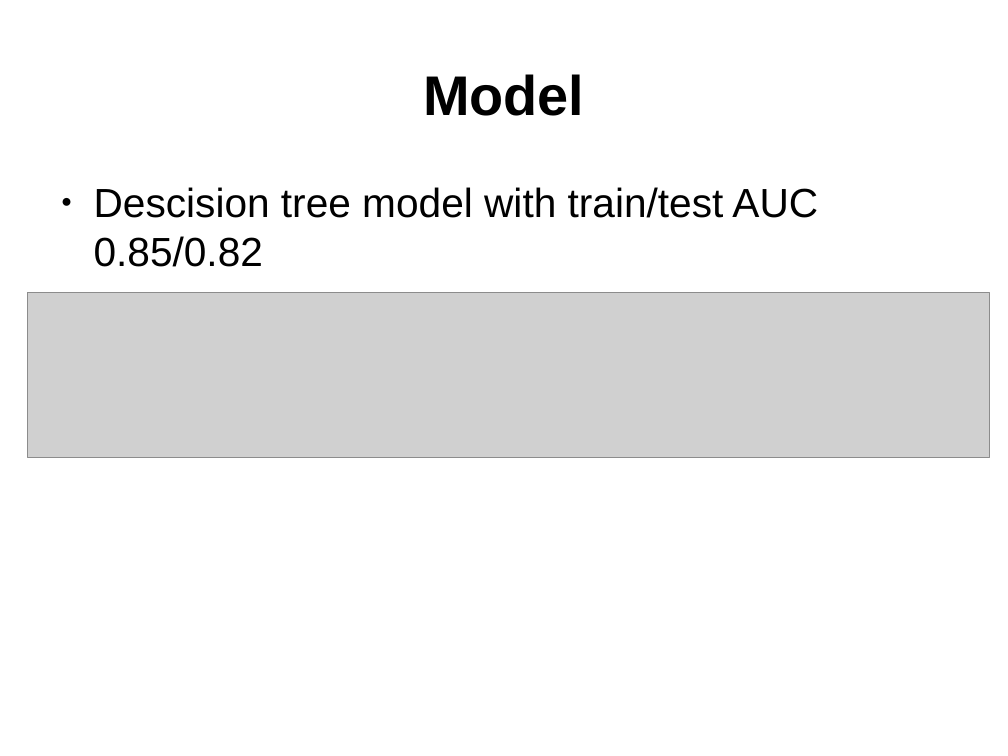
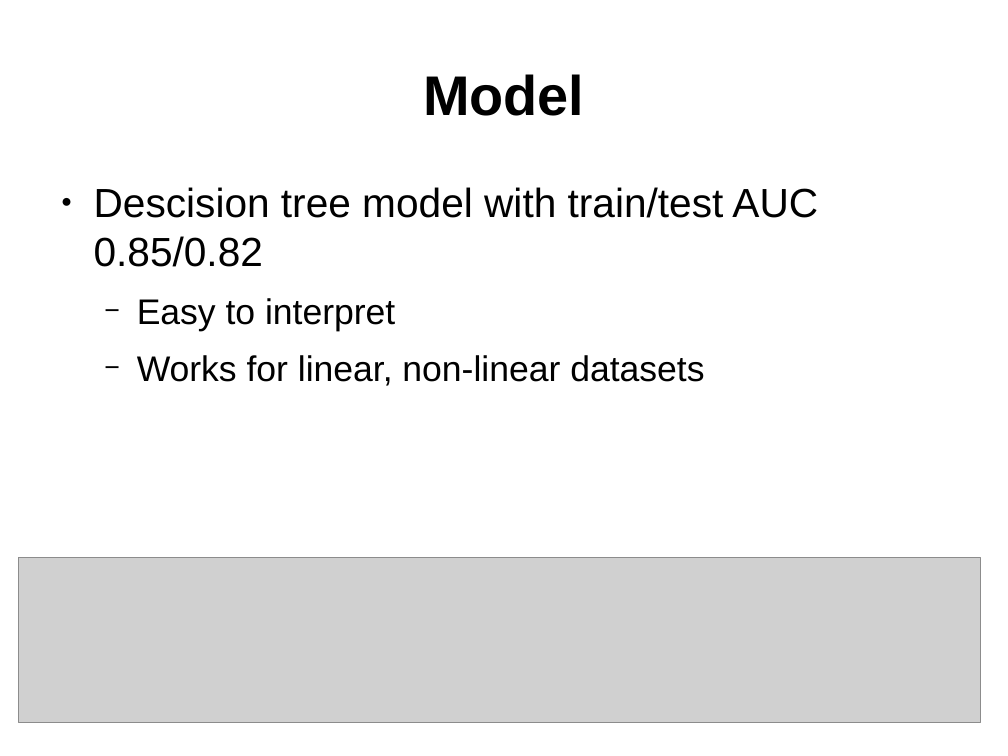
Before and after one commit to leexa90/ML_course_BII, a slide deck: slide 16 of opening_slides.odp. Drawn at 1008x756 pixels with LibreOffice and Linux fonts; fonts in the diff are those of the drawing; grey boxes stand for pictures. Boxes give left, top, right and bottom in pixels: in the first picture for what was removed or moved away, otherwise in the second. Text is boxed around its words. In the diff, an @@ line names an element or a change of style, - is before the commit and + after.

```diff
--- a/opening_slides.odp
+++ b/opening_slides.odp
@@ text at (137,298,704,386): paragraphs added @@
+  − Easy to interpret
+  − Works for linear, non-linear datasets
@@ picture: place and size @@
-picture at (27,293,990,457)
+picture at (18,558,981,723)
```
Also in this commit, not shown: 5 other slides changed, 1 slide added, 4 other files.
